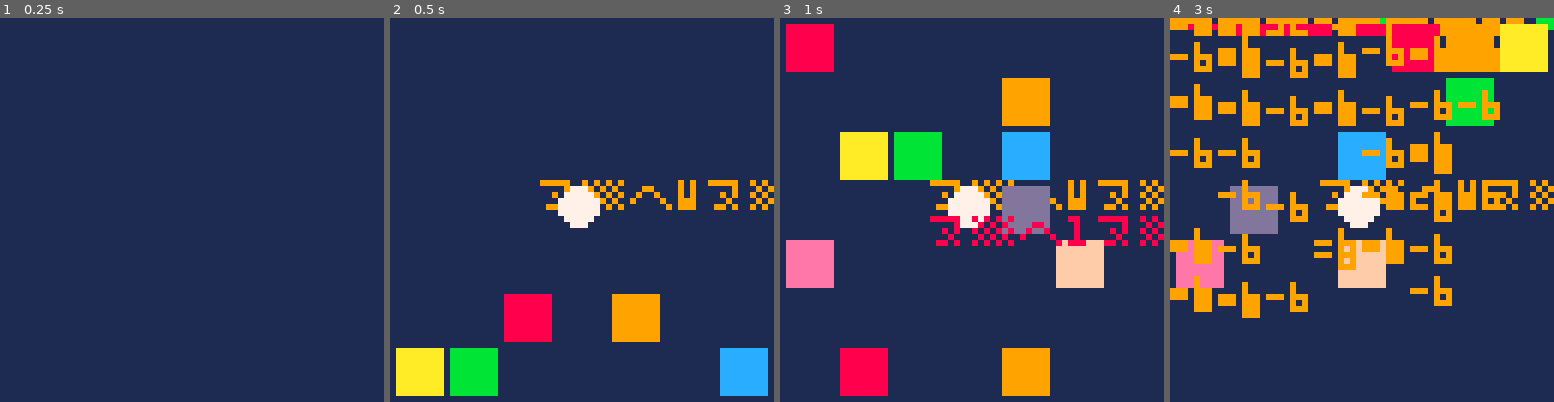
Above: before the commit, frames 1-4 (left to right).
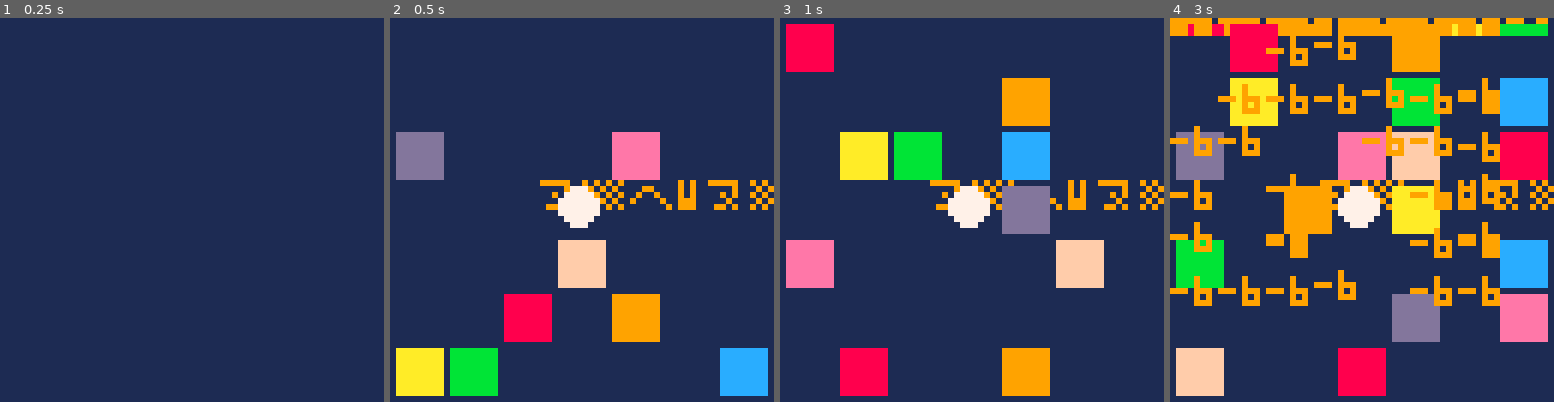
Above: after the commit, the same moments.

Repository: pancelor/bubble-cat
Game: PICO-8 cartridge min.p8
The game is run twice, just before and just after one commit, with the same random seed, the same clock (stepped at 60 frames per second) and the same inputs.
Inputs:
- Up to frame 1 (0.25 s): no input
- Up to frame 2 (0.5 s): tap X (X key) at 0.33 s
- Up to frame 3 (1 s): tap O (Z key) at 0.7 s
- Up to frame 4 (3 s): tap X (X key) at 1.07, 1.85, 2.97 s; hold Right 1.6-2.1 s; tap O (Z key) every 0.4 s from 1.7 to 2.9 s; hold Up 2.15-2.42 s; hold Right from 2.47 s (still down)

Frame 1 is identical in both runs. In frame 2, 4.7% of the frame differs, in the area x 1-71%, y 29-71%; in frame 3, 1.6%; in frame 4, 42%, in the area x 0-100%, y 0-99%.

Commit message:
function float_add; save ~11 chars; 914

Diff:
--- a/min.lua
+++ b/min.lua
@@ -1,26 +1,20 @@
--- poke(23-😐,16) @-1
 poke(13-😐,3)
-scr,scrz,br=0,0,0
-float={}
-
+sc,sz,br=0,0,0
+fl={}
 ::g::
 bln=0
 px=3
 py=3
+function fa(x,y,n)add(fl,{x=x,y=y,z=y-7,n=n})end
 for i=0,48 do
- x,y=i%7,i\7
- if rnd()<.25 and i~=24 then
-  -- todo: peek/poke instead? use map instead? (just need to know count...)
-  poke(bln,x,y)
-  bln+=2
- end
+ x,y=i%7,i\7if(rnd()<.25and i~=24)poke(bln,x,y)bln+=2
 end
 ::_::
 ?"⁶1⁶c5"
 rectfill(0,t(),64,64,1)
-d=sgn(scrz-scr)
-if(scrz~=scr)scr+=d d+=5
-print("⁶w⁶t"..scr,24,27,5+d)
+d=sgn(sz-sc)
+if(sz~=sc)sc+=d d+=5
+print("⁶w⁶t"..sc,24,27,5+d)
 
 b=btnp()
 if(b\16>0)b=-1
@@ -43,19 +37,19 @@
  if x==px and y==py then
   px,py,fc=ox,oy
   bln-=2poke2(i,%bln)
-  add(float,{x=x*8,y=y*8,z=y*8-7,n="+1"})
+  fa(x*8,y*8,"+1")
   ?"⁷i6v1d1"
  end
- if(b<0)add(float,{x=x*8,y=y*8,z=y*8-7,n="-6"})
+ if(b<0)fa(x*8,y*8,"-6")
 end
-for f in all(float)do
+for f in all(fl)do
  print(f.n,f.x,f.y,ord(f.n)^♥)
  f.y+=f.z-f.y>>3
- if(f.y-f.z<1)del(float,f)scrz+=f.n
+ if(f.y-f.z<1)del(fl,f)sz+=f.n
 end
 
 if bln==0 then
- add(float,{x=24,y=24,z=17,n="+10"})
+ fa(24,24,"+10")
  ?"⁷ceg4⁶4"
  b=-1
 end
